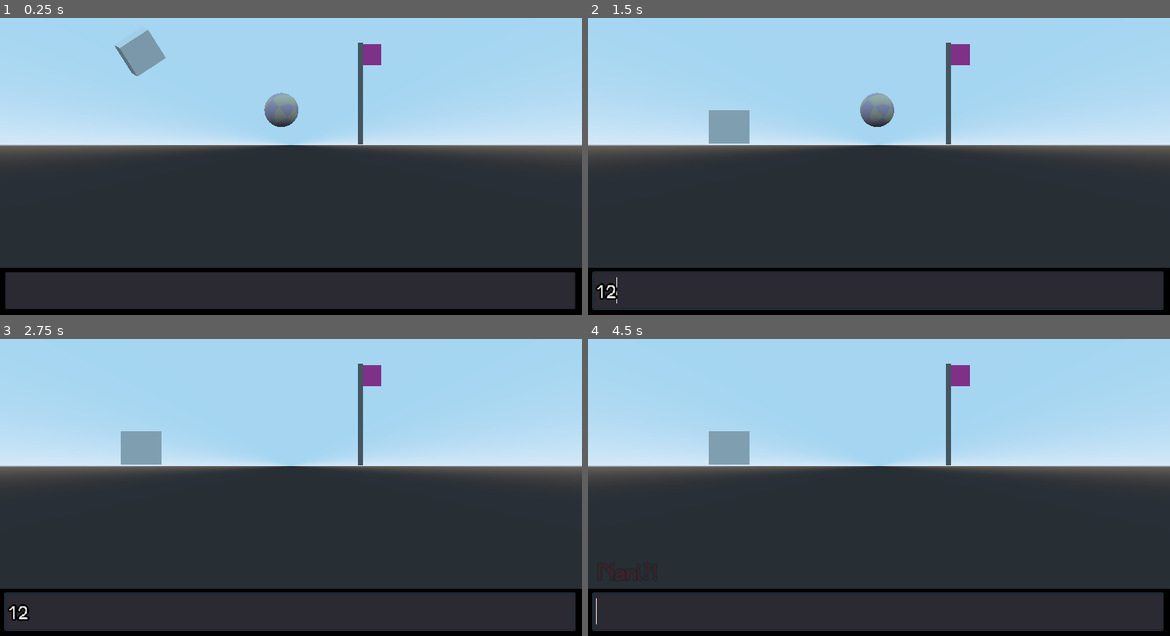
Above: before the commit, frames 1-4 (two rows, left to right).
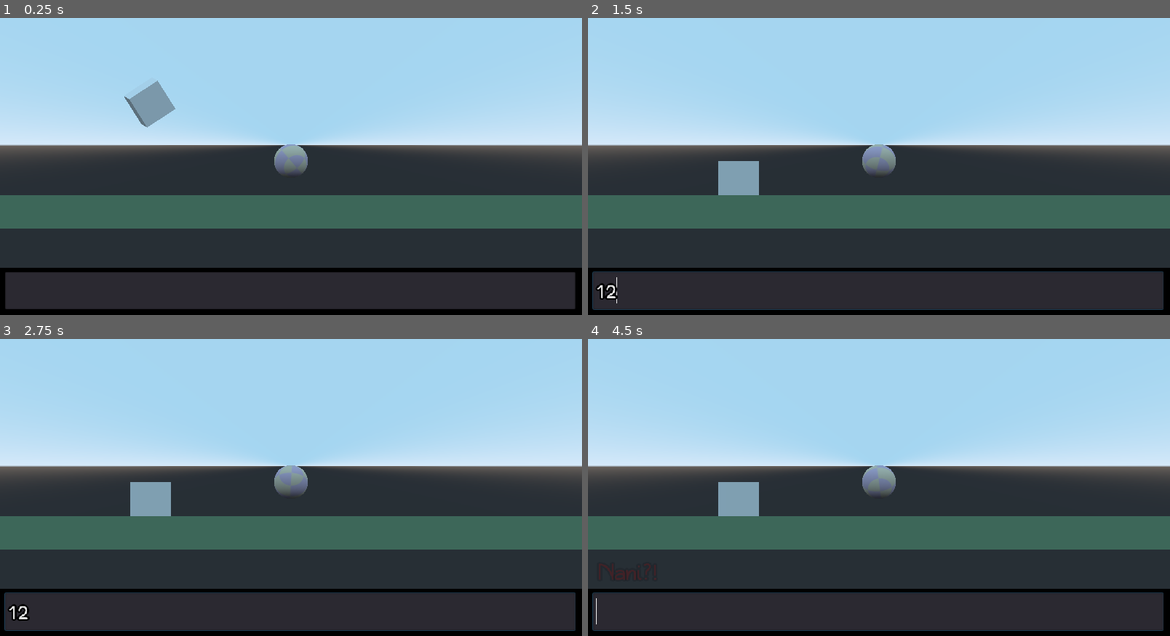
Above: after the commit, the same moments.

Repository: toimisto/rollballgenesis
Game: Godot game, scene res://scenes/Main.tscn
Same seed, same stepped clock (60 frames per second), same inputs: the game is played once before the commit and once after it.
Inputs (mouse positions are in pixels of both pictures, inside the frame that each line leads up to):
- Up to frame 1 (0.25 s): no input
- Up to frame 2 (1.5 s): click (879, 291) at 0.52 s; type "12" at 0.6 s; hold Right (ui_right) from 1.28 s (still down)
- Up to frame 3 (2.75 s): release Right (ui_right) at 2.03 s; hold Down (ui_down) from 2.03 s (still down)
- Up to frame 4 (4.5 s): release Down (ui_down) at 2.78 s; hold Right (ui_right) 2.78-3.53 s; hold Up (ui_up) 3.53-4.28 s; tap Enter at 4.25 s; hold Left (ui_left) from 4.28 s (still down)

The runs differ from the first frame. In frame 1, 14% of the frame differs, in the area x 0-100%, y 3-71%; in frame 2, 14%, in the area x 0-100%, y 8-71%; in frame 3, 14%; in frame 4, 14%.

Commit message:
Prototype for ball rolling

Diff:
--- a/project.godot
+++ b/project.godot
@@ -15,7 +15,7 @@
 
 [application]
 
-config/name="New Game Project"
+config/name="RollBallGenesis"
 run/main_scene="res://scenes/Main.tscn"
 config/icon="res://icon.png"
 
--- a/scenes/Level.tscn
+++ b/scenes/Level.tscn
@@ -37,12 +37,11 @@
 shape = SubResource( 1 )
 
 [node name="MeshInstance" type="MeshInstance" parent="Box"]
-transform = Transform( 1, 0, 0, 0, 1, 0, 0, 0, 1, 0, 0, 0 )
 mesh = SubResource( 2 )
 material/0 = null
 
 [node name="Floor" type="StaticBody" parent="."]
-transform = Transform( 20, 0, 0, 0, 1, 0, 0, 0, 20, 0, -0.932395, 0 )
+transform = Transform( 5, 0, 0, 0, 1, 0, 0, 0, 5, 0, -0.932395, 0 )
 
 [node name="CollisionShape" type="CollisionShape" parent="Floor"]
 shape = SubResource( 3 )
@@ -61,7 +60,7 @@
 script = ExtResource( 5 )
 
 [node name="Camera2D" type="Camera" parent="."]
-transform = Transform( 1, 0, 0, 0, 1, 0, 0, 0, 1, 0.563446, 0, 40.922 )
+transform = Transform( 1, 0, 0, 0, 1, 0, 0, 0, 1, 0, 3, 100 )
 projection = 1
 size = 20.0
 
--- a/scenes/Shinji.tscn
+++ b/scenes/Shinji.tscn
@@ -3,6 +3,8 @@
 [ext_resource path="res://assets/textures/ball.png" type="Texture" id=1]
 
 [sub_resource type="PhysicsMaterial" id=1]
+friction = 0.9
+bounce = 0.1
 
 [sub_resource type="SphereShape" id=2]
 
--- a/scripts/Shinji.gd
+++ b/scripts/Shinji.gd
@@ -3,7 +3,7 @@
 const movementSpeed = 25
 
 func _ready():
-    set_angular_damp(1)
+    set_angular_damp(1000)
 
 func _physics_process(delta):
     var xSpeed = Input.get_action_strength("ui_right") - Input.get_action_strength("ui_left")
@@ -11,4 +11,9 @@
 
     var movementVec = Vector3(xSpeed, 0, zSpeed) * movementSpeed
 
-    add_central_force(movementVec)
+    if get_axis_lock(4):
+        zSpeed = 0
+
+    add_torque(Vector3(-zSpeed, 0, xSpeed) * movementSpeed * -5)
+    if gravity_scale != 0:
+        add_central_force(movementVec)
